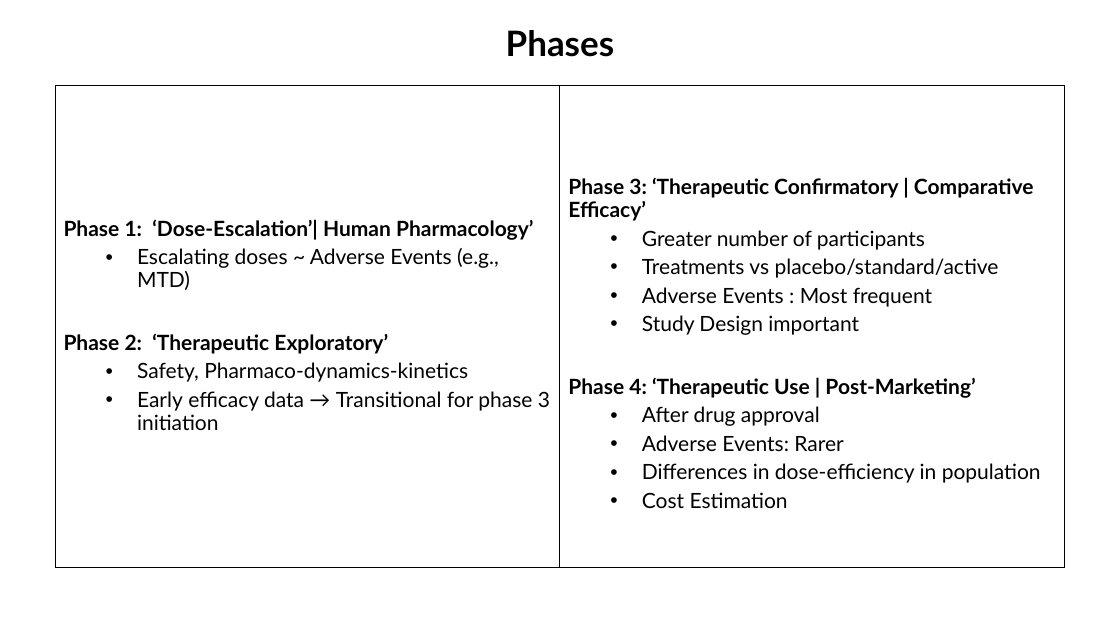
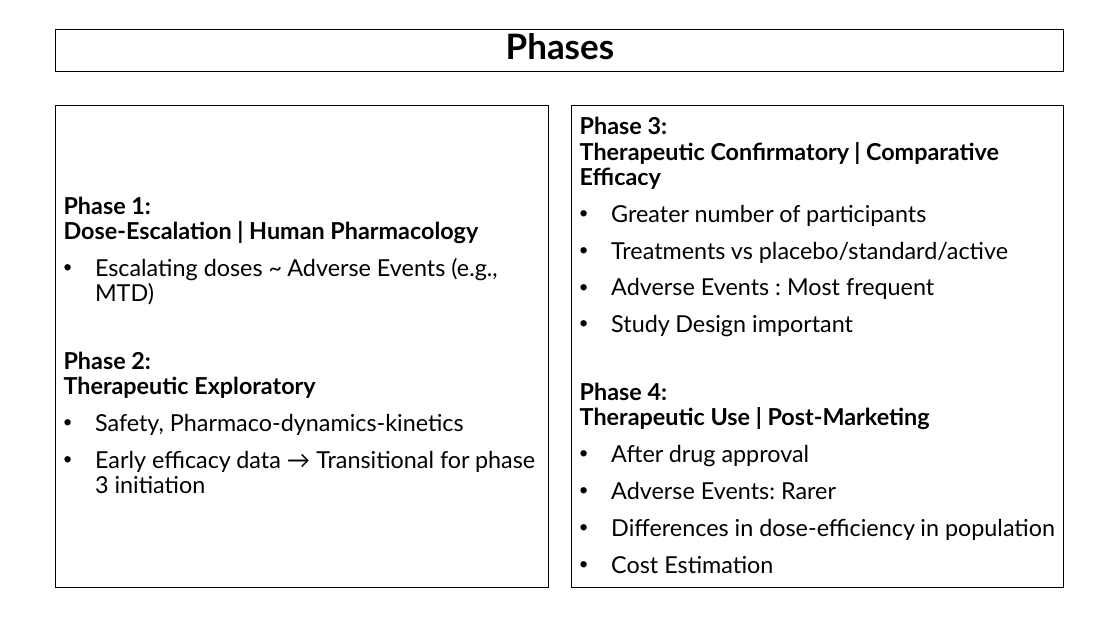
Before and after one commit to AndreouEugenia/Thesis, a slide deck: slide 5 of Thesis_Presentation.pptx. Drawn at 1120x630 pixels with LibreOffice and Linux fonts; fonts in the diff are those of the drawing; background and template pictures are left out. Boxes give left, top, right and bottom in pixels: in the first picture for what was removed or moved away, otherwise in the second. Text is boxed around its words. In the diff, an @@ line names an element or a change of style, - is before the commit and + after.

```diff
--- a/Thesis_Presentation.pptx
+++ b/Thesis_Presentation.pptx
@@ title "Phases" resized from (x1=506, y1=30, x2=614, y2=57) to (x1=56, y1=29, x2=1065, y2=71) @@
@@ title "Phases" at (x1=56, y1=29, x2=1065, y2=71): outline none to #000000 0.75 pt @@
@@ subtitle "Phase 1: Dose-Escalation | Human ..." resized from (x1=55, y1=85, x2=560, y2=568) to (x1=55, y1=105, x2=549, y2=588) @@
@@ rectangle "Phase 3: Therapeutic Confirmatory | ..." resized from (x1=560, y1=85, x2=1065, y2=568) to (x1=571, y1=105, x2=1064, y2=588) @@
@@ text in rectangle at (x1=580, y1=116, x2=999, y2=189): text changed; size 18 to 20 pt @@
-Phase 3: ‘Therapeutic Confirmatory | Comparative Efficacy’
+Phase 3:
+Therapeutic Confirmatory | Comparative Efficacy
@@ subtitle at (x1=64, y1=196, x2=478, y2=244): text changed; size 18 to 20 pt @@
-Phase 1: ‘Dose-Escalation’| Human Pharmacology’
+Phase 1:
+Dose-Escalation | Human Pharmacology
@@ text in rectangle at (x1=611, y1=204, x2=1055, y2=574): size 18 to 20 pt in "Greater number of participants", "Treatments vs placebo/standard/active", "Adverse Events : Most frequent", "Study Design important" and 4 more places; list level 2 to 1 in "Greater number of participants"; list level 2 to 1 in "Treatments vs placebo/standard/active"; list level 2 to 1 in "Adverse Events : Most frequent"; list level 2 to 1 in "Study Design important"; list level 2 to 1 in "After drug approval"; list level 2 to 1 in "Adverse Events: Rarer"; list level 2 to 1 in "Differences in dose-efficiency in population"; list level 2 to 1 in "Cost Estimation" @@
@@ subtitle at (x1=95, y1=258, x2=535, y2=494): size 18 to 20 pt in "Escalating doses ~ Adverse Events (e.g., MTD)", "Safety, Pharmaco-dynamics-kinetics", "Early efficacy data → Transitional for phase ..."; list level 2 to 1 in "Escalating doses ~ Adverse Events ..."; list level 2 to 1 in "Safety, Pharmaco-dynamics-kinetics"; list level 2 to 1 in "Early efficacy data → Transitional ..." @@
@@ subtitle at (x1=64, y1=351, x2=315, y2=398): text changed; size 18 to 20 pt @@
-Phase 2: ‘Therapeutic Exploratory’
+Phase 2:
+Therapeutic Exploratory
@@ text in rectangle at (x1=580, y1=382, x2=930, y2=430): text changed; size 18 to 20 pt @@
-Phase 4: ‘Therapeutic Use | Post-Marketing’
+Phase 4:
+Therapeutic Use | Post-Marketing
```
Also in this commit, not shown: 24 other slides changed, 1 slide added, 2 slides removed, 38 other files.
